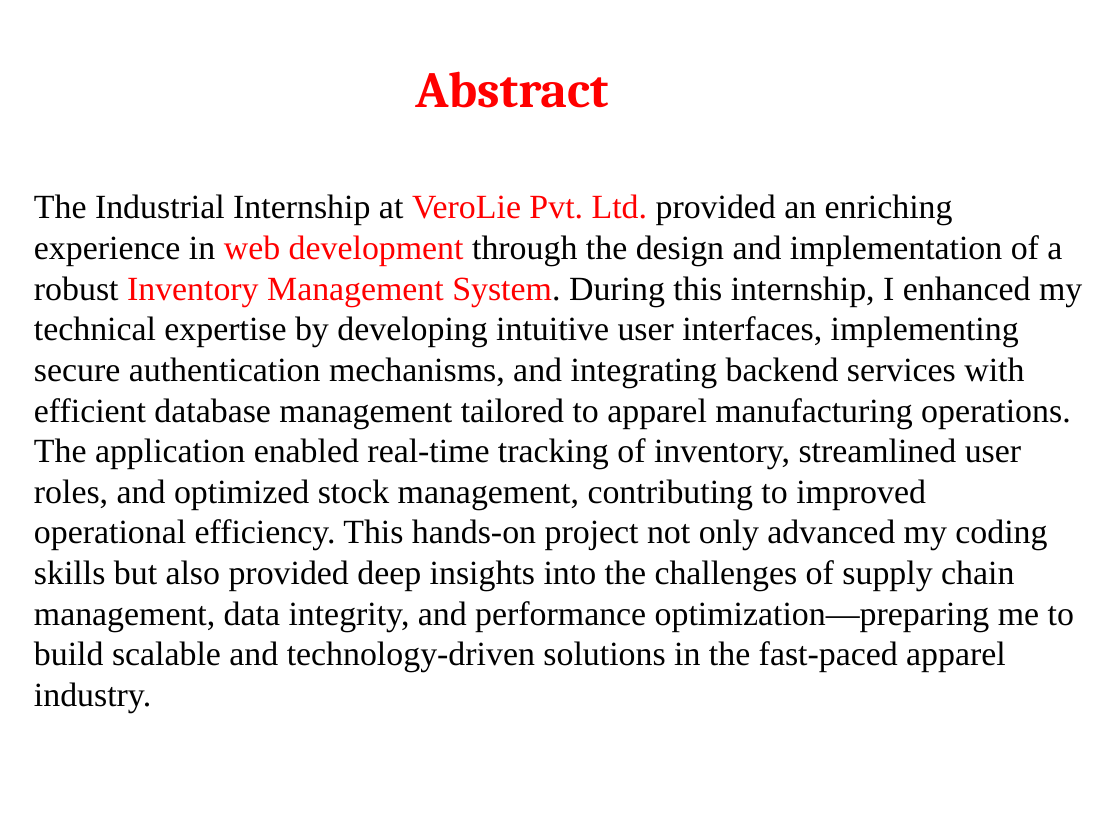
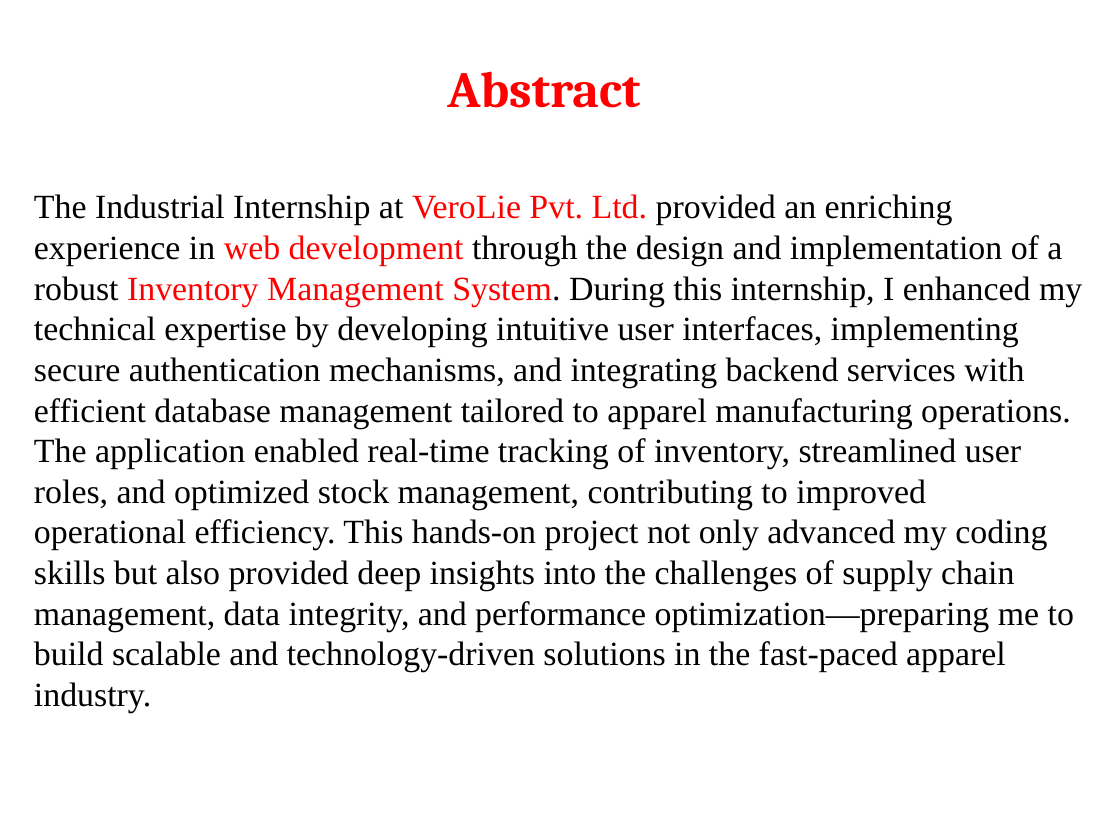
Before and after one commit to TusharVaishnaw/trash, a slide deck: slide 3 of tusharit/Industrial_Training_Presentation_18Sept_2026.pptx. Drawn at 1120x840 pixels with LibreOffice and Linux fonts; fonts in the diff are those of the drawing; background and template pictures are left out. Boxes give left, top, right and bottom in pixels: in the first picture for what was removed or moved away, otherwise in the second. Text is boxed around its words. In the diff, an @@ line names an element or a change of style, - is before the commit and + after.

```diff
--- a/tusharit/Industrial_Training_Presentation_18Sept_2026.pptx
+++ b/tusharit/Industrial_Training_Presentation_18Sept_2026.pptx
@@ text "Abstract" moved from (x1=415, y1=71, x2=608, y2=108) to (x1=447, y1=71, x2=640, y2=108) @@
```
Also in this commit, not shown: 11 other slides changed, 3 slides removed, 3 other files.
